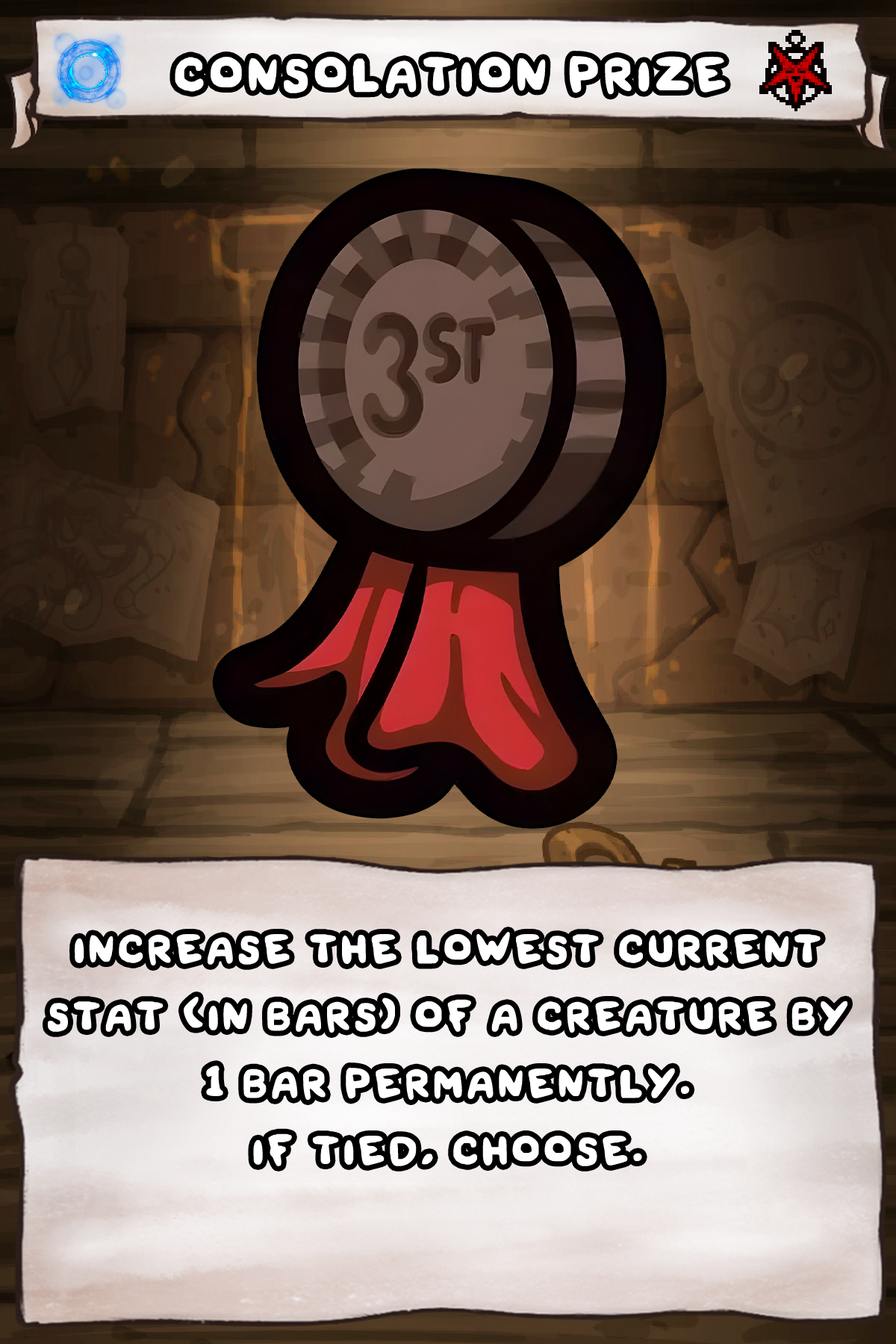
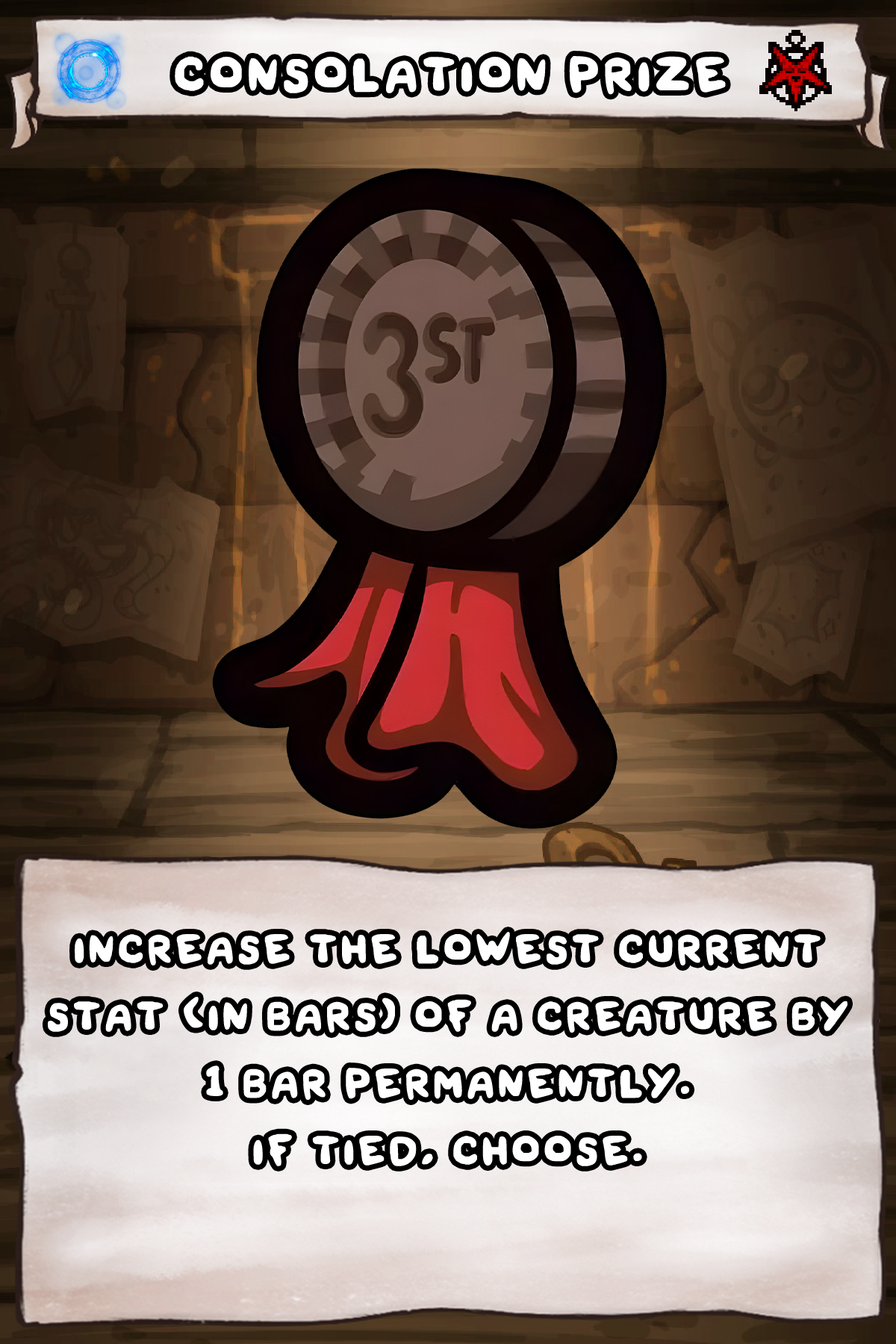
Layer changes from the first 896 x 1344 image to the second:
painted on "Name" over (174, 55, 726, 95)
